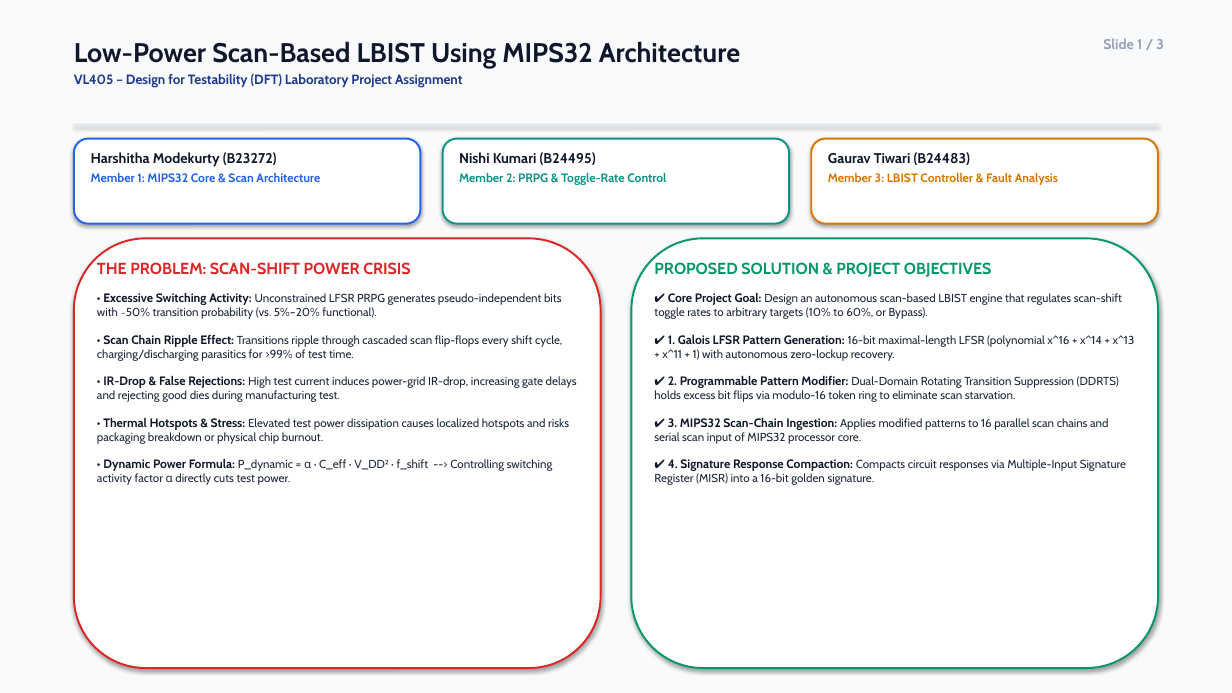
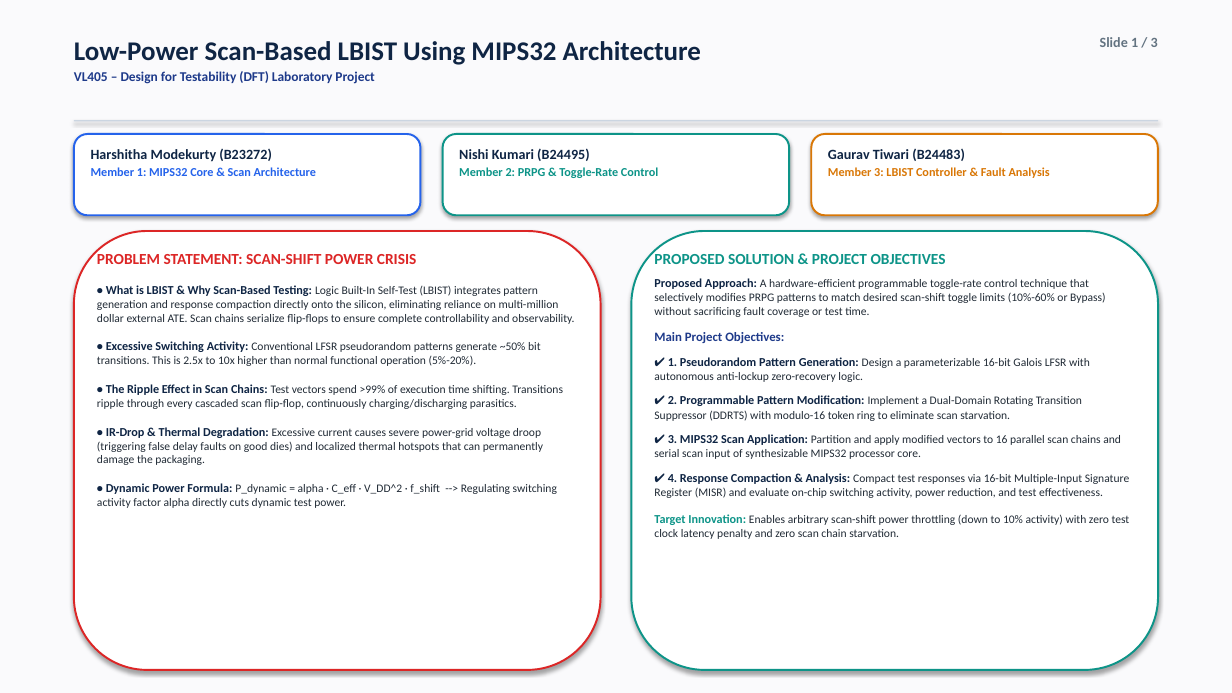
Before and after one commit to kumariNISHI78/PRPG-Programmable-Toggle-Rate-Control-LBIST, a slide deck: slide 1 of VL405_LBIST_Project_Presentation.pptx. Drawn at 1232x693 pixels with LibreOffice and Linux fonts; fonts in the diff are those of the drawing. Boxes give left, top, right and bottom in pixels: in the first picture for what was removed or moved away, otherwise in the second. Text is boxed around its words. In the diff, an @@ line names an element or a change of style, - is before the commit and + after.

Commit message:
docs: Finalize academic 3-slide presentation with polished typography, compact flow diagram, and verified synthesis metrics

```diff
--- a/VL405_LBIST_Project_Presentation.pptx
+++ b/VL405_LBIST_Project_Presentation.pptx
@@ rectangle at (0,0,1232,693): fill #F8FAFC to #FAFAFC @@
@@ text at (74,41,701,65): font Cabin to Calibri, text colour #0F172A to #0F2544 in "Low-Power Scan-Based LBIST Using MIPS32 Architecture" @@
@@ text "Slide 1 / 3" at (1100,37,1158,47): font Cabin to Calibri, text colour #94A3B8 to #637381 @@
@@ text at (74,71,374,84): text changed; font Cabin to Calibri @@
-VL405 – Design for Testability (DFT) Laboratory Project Assignment
+VL405 – Design for Testability (DFT) Laboratory Project
@@ rounded rectangle: place and size @@
-rounded rectangle at (74,139,421,224)
+rounded rectangle at (74,134,421,215)
@@ rectangle: place and size @@
-rectangle at (74,124,1158,126)
+rectangle at (74,120,1158,121)
@@ rectangle at (74,120,1158,121): fill #E2E8F0 to #CBD5E1 @@
@@ text "Harshitha Modekurty (B23272)" at (91,149,316,176): font Cabin to Calibri; text colour #0F172A to #0F2544 in "Harshitha Modekurty (B23272)"; less space between paragraphs @@
@@ rounded rectangle: place and size @@
-rounded rectangle at (443,139,789,224)
+rounded rectangle at (443,134,789,215)
@@ text "Nishi Kumari (B24495)" at (459,148,658,178): font Cabin to Calibri; text colour #0F172A to #0F2544 in "Nishi Kumari (B24495)"; less space between paragraphs @@
@@ rounded rectangle: place and size @@
-rounded rectangle at (811,139,1158,224)
+rounded rectangle at (811,134,1158,215)
@@ text "Gaurav Tiwari (B24483)" at (828,149,1050,178): font Cabin to Calibri; text colour #0F172A to #0F2544 in "Gaurav Tiwari (B24483)"; less space between paragraphs @@
@@ rounded rectangle: place and size @@
-rounded rectangle at (74,238,601,668)
+rounded rectangle at (74,231,601,670)
@@ rounded rectangle: place and size @@
-rounded rectangle at (631,238,1158,668)
+rounded rectangle at (631,231,1158,670)
@@ rounded rectangle at (631,231,1158,670): outline #059669 1.5 pt to #0D9488 1.5 pt @@
@@ text at (97,251,574,508): text changed; font Cabin to Calibri; text colour #1E293B to #212B36 @@
-THE PROBLEM: SCAN-SHIFT POWER CRISIS
-• Excessive Switching Activity: Unconstrained LFSR PRPG generates pseudo-independent bits with ~50% transition probability (vs. 5%–20% functional).
-• Scan Chain Ripple Effect: Transitions ripple through cascaded scan flip-flops every shift cycle, charging/discharging parasitics for >99% of test time.
-• IR-Drop & False Rejections: High test current induces power-grid IR-drop, increasing gate delays and rejecting good dies during manufacturing test.
-• Thermal Hotspots & Stress: Elevated test power dissipation causes localized hotspots and risks packaging breakdown or physical chip burnout.
-• Dynamic Power Formula: P_dynamic = α · C_eff · V_DD² · f_shift --> Controlling switching activity factor α directly cuts test power.
+PROBLEM STATEMENT: SCAN-SHIFT POWER CRISIS
+• What is LBIST & Why Scan-Based Testing: Logic Built-In Self-Test (LBIST) integrates pattern generation and response compaction directly onto the silicon, eliminating reliance on multi-million dollar external ATE. Scan chains serialize flip-flops to ensure complete controllability and observability.
+• Excessive Switching Activity: Conventional LFSR pseudorandom patterns generate ~50% bit transitions. This is 2.5x to 10x higher than normal functional operation (5%-20%).
+• The Ripple Effect in Scan Chains: Test vectors spend >99% of execution time shifting. Transitions ripple through every cascaded scan flip-flop, continuously charging/discharging parasitics.
+• IR-Drop & Thermal Degradation: Excessive current causes severe power-grid voltage droop (triggering false delay faults on good dies) and localized thermal hotspots that can permanently damage the packaging.
+• Dynamic Power Formula: P_dynamic = alpha · C_eff · V_DD^2 · f_shift --> Regulating switching activity factor alpha directly cuts dynamic test power.
@@ text at (654,251,946,264): size 12.5 to 12 pt, font Cabin to Calibri, text colour #059669 to #0D9488 in "PROPOSED SOLUTION & PROJECT OBJECTIVES" @@
@@ text "PROPOSED SOLUTION & PROJECT OBJECTIVES": place and size @@
-text "PROPOSED SOLUTION & PROJECT OBJECTIVES" at (654,262,1135,485)
+text "PROPOSED SOLUTION & PROJECT OBJECTIVES" at (654,251,1130,539)
@@ text at (654,278,1130,539): text changed; font Cabin to Calibri; text colour #1E293B to #212B36 @@
-✔ Core Project Goal: Design an autonomous scan-based LBIST engine that regulates scan-shift toggle rates to arbitrary targets (10% to 60%, or Bypass).
-✔ 1. Galois LFSR Pattern Generation: 16-bit maximal-length LFSR (polynomial x^16 + x^14 + x^13 + x^11 + 1) with autonomous zero-lockup recovery.
-✔ 2. Programmable Pattern Modifier: Dual-Domain Rotating Transition Suppression (DDRTS) holds excess bit flips via modulo-16 token ring to eliminate scan starvation.
-✔ 3. MIPS32 Scan-Chain Ingestion: Applies modified patterns to 16 parallel scan chains and serial scan input of MIPS32 processor core.
-✔ 4. Signature Response Compaction: Compacts circuit responses via Multiple-Input Signature Register (MISR) into a 16-bit golden signature.
+Proposed Approach: A hardware-efficient programmable toggle-rate control technique that selectively modifies PRPG patterns to match desired scan-shift toggle limits (10%-60% or Bypass) without sacrificing fault coverage or test time.
+Main Project Objectives:
+✔ 1. Pseudorandom Pattern Generation: Design a parameterizable 16-bit Galois LFSR with autonomous anti-lockup zero-recovery logic.
+✔ 2. Programmable Pattern Modification: Implement a Dual-Domain Rotating Transition Suppressor (DDRTS) with modulo-16 token ring to eliminate scan starvation.
+✔ 3. MIPS32 Scan Application: Partition and apply modified vectors to 16 parallel scan chains and serial scan input of synthesizable MIPS32 processor core.
+✔ 4. Response Compaction & Analysis: Compact test responses via 16-bit Multiple-Input Signature Register (MISR) and evaluate on-chip switching activity, power reduction, and test effectiveness.
+Target Innovation: Enables arbitrary scan-shift power throttling (down to 10% activity) with zero test clock latency penalty and zero scan chain starvation.
```
Also in this commit, not shown: 2 other slides changed, 5 other files.
